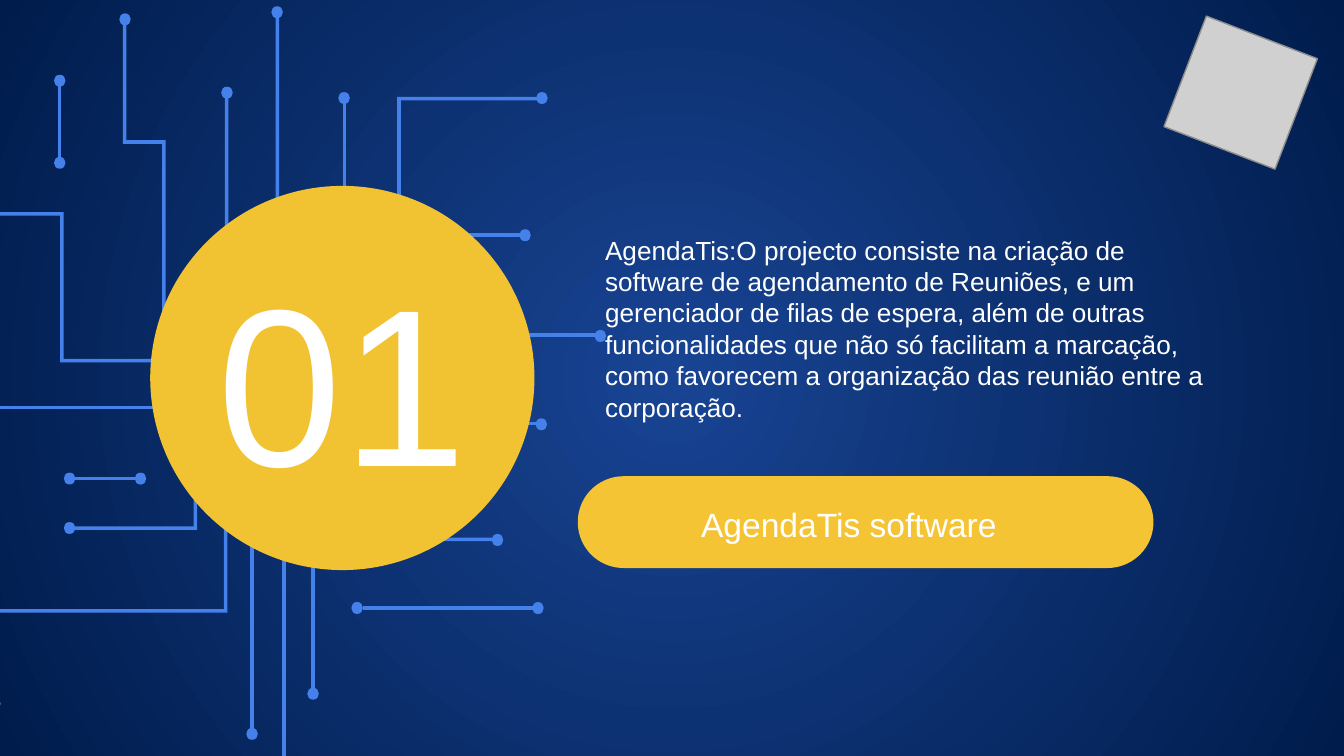
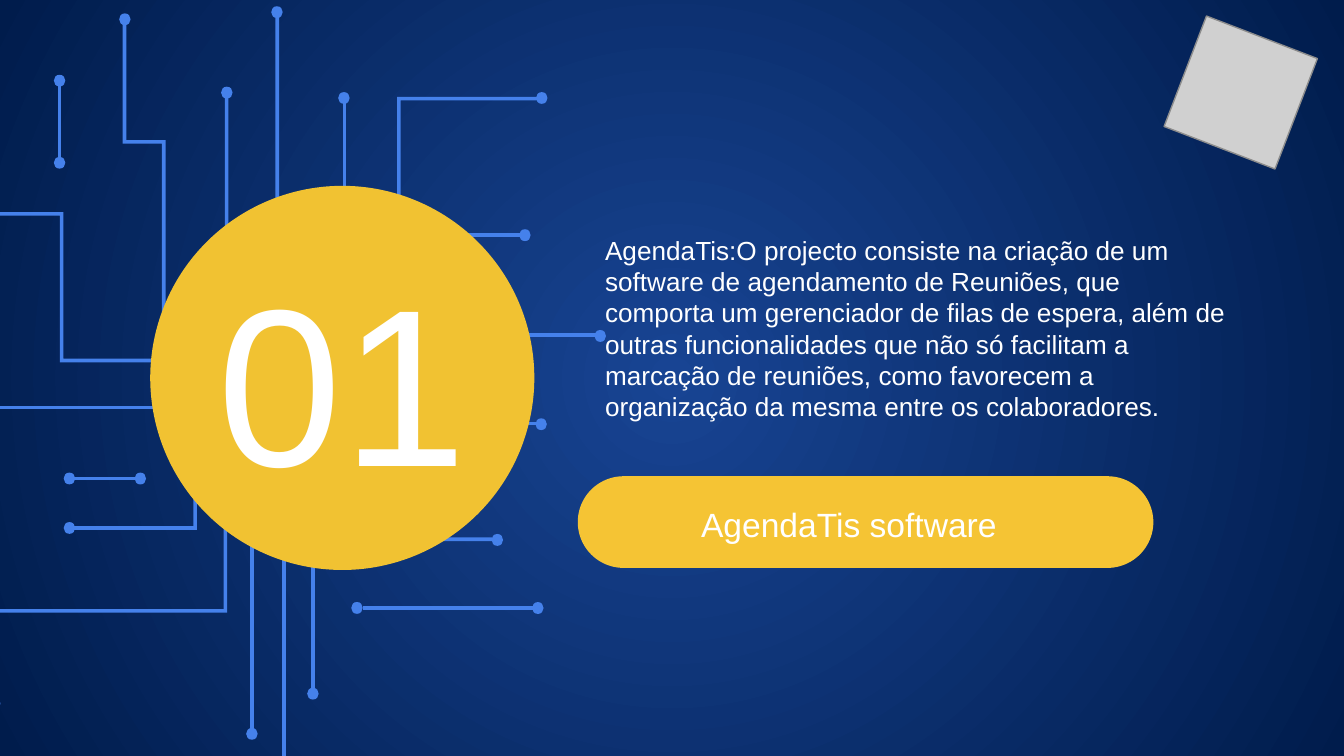
Before and after one commit to gelson2021/Projecto_tis, a slide deck: slide 3 of AgendaTis Apresentação.ppsx. Drawn at 1344x756 pixels with LibreOffice and Linux fonts; fonts in the diff are those of the drawing; grey boxes stand for pictures; background and template pictures are left out. Boxes give left, top, right and bottom in pixels: in the first picture for what was removed or moved away, otherwise in the second. Text is boxed around its words. In the diff, an @@ line names an element or a change of style, - is before the commit and + after.

```diff
--- a/AgendaTis Apresentação.ppsx
+++ b/AgendaTis Apresentação.ppsx
@@ text at [605, 241, 1225, 422]: text changed @@
-AgendaTis:O projecto consiste na criação de software de agendamento de Reuniões, e um gerenciador de filas de espera, além de outras funcionalidades que não só facilitam a marcação, como favorecem a organização das reunião entre a corporação.
+AgendaTis:O projecto consiste na criação de um software de agendamento de Reuniões, que comporta um gerenciador de filas de espera, além de outras funcionalidades que não só facilitam a marcação de reuniões, como favorecem a organização da mesma entre os colaboradores.
```
Also in this commit, not shown: 13 other slides changed, 2 other files.
